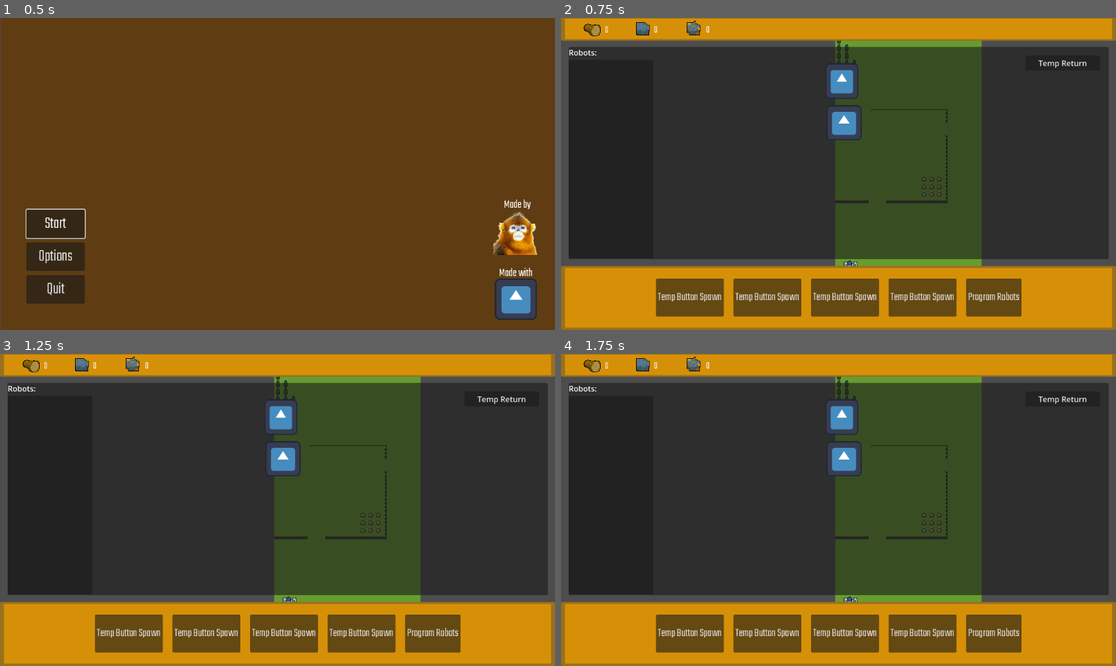
Above: before the commit, frames 1-4 (two rows, left to right).
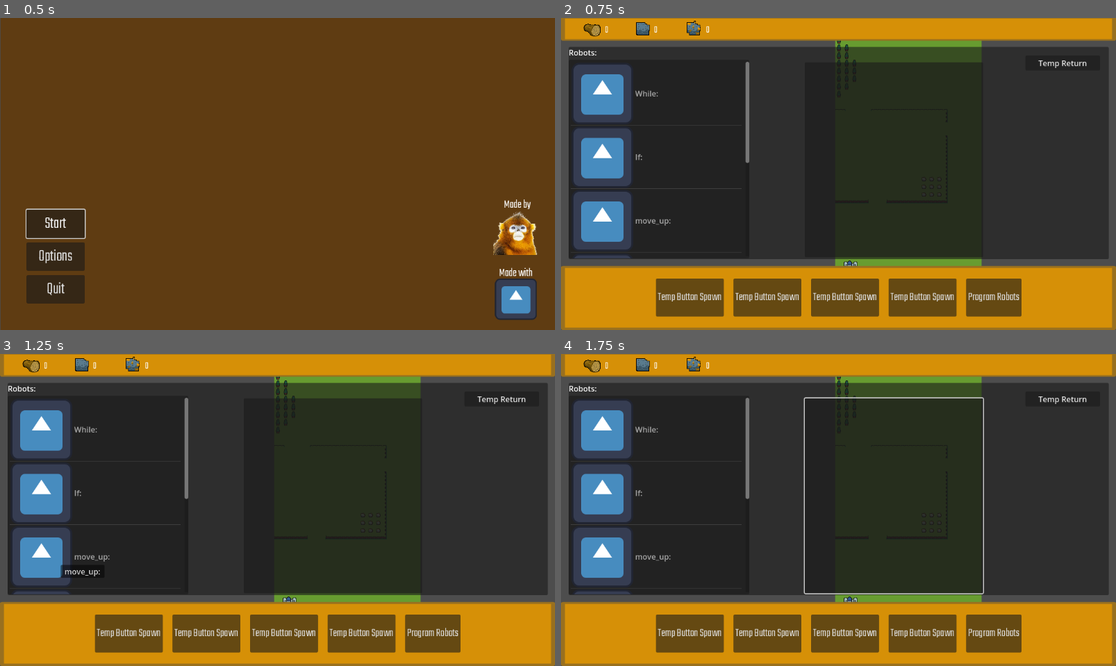
Above: after the commit, the same moments.

Repository: AndreastiUia/BachelorProject
Game: Godot game, scene res://Scenes/menu.tscn
The game is run twice, just before and just after one commit, with the same random seed, the same clock (stepped at 60 frames per second) and the same inputs. The engine's default icon, where the game draws it, is replaced by a stand-in: a white triangle on a blue panel in a dark square.
Inputs (mouse positions are in pixels of both pictures, inside the frame that each line leads up to):
- Up to frame 1 (0.5 s): no input
- Up to frame 2 (0.75 s): click "Start" at 0.5 s
- Up to frame 3 (1.25 s): no input
- Up to frame 4 (1.75 s): click (844, 416) at 1.27 s

Frame 1 is identical in both runs. In frame 2, 22% of the frame differs, in the area x 1-76%, y 14-78%; in frame 3, 23%; in frame 4, 23%, in the area x 1-77%, y 13-78%.

Commit message:
Can now move objects between two scrollable lists

Diff:
--- /dev/null
+++ b/Scenes/ActiveProgram.gd
@@ -0,0 +1,26 @@
+extends ItemList
+
+var new_icon = preload("res://Sprites/Icons/icon.svg")
+
+# Reference to the original ItemList
+var Programs = null
+
+# Called when the node enters the scene tree for the first time.
+func _ready():
+	# Access the original ItemList and assign it to original_item_list
+	Programs = get_parent().get_node("Programs")
+
+	# Connect the item_selected signal to a function
+  #  connect("item_selected", self, "_on_item_selected")
+
+# Function to handle item selection
+func _on_item_selected(index):
+	# Get the text of the selected item
+	var selected_item_text = get_item_text(index)
+
+	# If the original_item_list is valid, add the selected item to it
+	if Programs:
+		Programs.add_item(selected_item_text, new_icon, true)
+
+	# Remove the selected item from the current ItemList
+	remove_item(index)
--- /dev/null
+++ b/Scenes/Programs.gd
@@ -0,0 +1,36 @@
+extends ItemList
+
+var new_icon = preload("res://Sprites/Icons/icon.svg")
+
+# Reference to the second ItemList
+var target_item_list = null
+
+# Called when the node enters the scene tree for the first time.
+func _ready():
+	# Access the second ItemList and assign it to target_item_list
+	target_item_list = get_parent().get_node("ActiveProgram")
+
+	# Add items to the first ItemList
+	add_item("While: ", new_icon, true)
+	add_item("If: ", new_icon, true)
+	add_item("move_up: ", new_icon, true)
+	add_item("move_down: ", new_icon, true)
+	add_item("move_left: ", new_icon, true)
+	add_item("move_right: ", new_icon, true)
+
+
+# Called every frame. 'delta' is the elapsed time since the previous frame.
+func _process(delta):
+	pass
+
+# Function to handle item selection
+func _on_item_selected(index):
+	# Get the text of the selected item
+	var selected_item_text = get_item_text(index)
+
+	# If the target_item_list is valid, add the selected item to it
+	if target_item_list:
+		target_item_list.add_item(selected_item_text, new_icon, true)
+
+	# Remove the selected item from the current ItemList
+	remove_item(index)
--- a/Scenes/programbot.tscn
+++ b/Scenes/programbot.tscn
@@ -1,15 +1,13 @@
-[gd_scene load_steps=10 format=3 uid="uid://bdm3mv4p0o6on"]
+[gd_scene load_steps=9 format=3 uid="uid://bdm3mv4p0o6on"]
 
 [ext_resource type="Script" path="res://Scripts/programbot.gd" id="1_sum28"]
 [ext_resource type="Shader" path="res://Shaders/programbot.gdshader" id="2_4ox4k"]
-[ext_resource type="Texture2D" uid="uid://dm8nkplh1yqq7" path="res://Sprites/Icons/icon.svg" id="4_ct43d"]
-[ext_resource type="Script" path="res://Scenes/program1.gd" id="5_ffsgj"]
+[ext_resource type="Script" path="res://Scenes/Programs.gd" id="3_tkffs"]
+[ext_resource type="Script" path="res://Scenes/ActiveProgram.gd" id="4_jju46"]
 
 [sub_resource type="ShaderMaterial" id="ShaderMaterial_vr5kn"]
 shader = ExtResource("2_4ox4k")
 shader_parameter/lod = 0.0
-
-[sub_resource type="RectangleShape2D" id="RectangleShape2D_33ax0"]
 
 [sub_resource type="Animation" id="Animation_j8a24"]
 length = 0.001
@@ -113,11 +111,12 @@
 layout_mode = 2
 text = "Temp Return"
 
-[node name="ItemList" type="ItemList" parent="Panel"]
+[node name="Programs" type="ItemList" parent="Panel"]
 layout_mode = 0
 offset_top = 27.0
-offset_right = 176.0
+offset_right = 375.0
 offset_bottom = 439.0
+script = ExtResource("3_tkffs")
 
 [node name="RichTextLabel" type="RichTextLabel" parent="Panel"]
 layout_mode = 0
@@ -125,65 +124,18 @@
 offset_bottom = 40.0
 text = "Robots:"
 
-[node name="Program1" type="Sprite2D" parent="Panel"]
-position = Vector2(567, 71.25)
-scale = Vector2(0.53125, 0.574219)
-texture = ExtResource("4_ct43d")
-script = ExtResource("5_ffsgj")
-
-[node name="Button" type="Button" parent="Panel/Program1"]
-self_modulate = Color(1, 1, 1, 0)
-anchors_preset = 15
-anchor_right = 1.0
-anchor_bottom = 1.0
-offset_left = -64.0
-offset_top = -64.0
-offset_right = -64.0
-offset_bottom = -64.0
-grow_horizontal = 2
-grow_vertical = 2
-
-[node name="Up" type="Area2D" parent="Panel/Program1"]
-
-[node name="CollisionShape2D" type="CollisionShape2D" parent="Panel/Program1/Up"]
-position = Vector2(0, -64)
-shape = SubResource("RectangleShape2D_33ax0")
-
-[node name="Down" type="Area2D" parent="Panel/Program1"]
-
-[node name="CollisionShape2D" type="CollisionShape2D" parent="Panel/Program1/Down"]
-position = Vector2(0, 64)
-shape = SubResource("RectangleShape2D_33ax0")
-
-[node name="Program2" type="Sprite2D" parent="Panel"]
-position = Vector2(571.5, 157.75)
-scale = Vector2(0.570312, 0.566406)
-texture = ExtResource("4_ct43d")
-script = ExtResource("5_ffsgj")
-
-[node name="Button" type="Button" parent="Panel/Program2"]
-self_modulate = Color(1, 1, 1, 0)
-anchors_preset = 15
-anchor_right = 1.0
-anchor_bottom = 1.0
-offset_left = -64.0
-offset_top = -64.0
-offset_right = -64.0
-offset_bottom = -64.0
-grow_horizontal = 2
-grow_vertical = 2
-
-[node name="Up" type="Area2D" parent="Panel/Program2"]
-
-[node name="CollisionShape2D" type="CollisionShape2D" parent="Panel/Program2/Up"]
-position = Vector2(0, -64)
-shape = SubResource("RectangleShape2D_33ax0")
-
-[node name="Down" type="Area2D" parent="Panel/Program2"]
-
-[node name="CollisionShape2D" type="CollisionShape2D" parent="Panel/Program2/Down"]
-position = Vector2(0, 64)
-shape = SubResource("RectangleShape2D_33ax0")
+[node name="ActiveProgram" type="ItemList" parent="Panel"]
+layout_mode = 1
+anchors_preset = -1
+anchor_left = 0.437
+anchor_top = 0.073
+anchor_right = 0.767
+anchor_bottom = 0.991
+offset_left = 0.122993
+offset_top = -0.193003
+offset_right = 0.192978
+offset_bottom = -0.0310248
+script = ExtResource("4_jju46")
 
 [node name="AnimationPlayer" type="AnimationPlayer" parent="."]
 libraries = {
@@ -191,11 +143,5 @@
 }
 
 [connection signal="pressed" from="Panel/VBoxContainer/TempReturn" to="." method="_on_temp_return_pressed"]
-[connection signal="button_down" from="Panel/Program1/Button" to="Panel/Program1" method="_on_button_button_down"]
-[connection signal="button_up" from="Panel/Program1/Button" to="Panel/Program1" method="_on_button_button_up"]
-[connection signal="area_entered" from="Panel/Program1/Up" to="Panel/Program1" method="_on_area_2d_area_entered"]
-[connection signal="area_entered" from="Panel/Program1/Down" to="Panel/Program1" method="_on_area_2d_area_entered"]
-[connection signal="button_down" from="Panel/Program2/Button" to="Panel/Program2" method="_on_button_button_down"]
-[connection signal="button_up" from="Panel/Program2/Button" to="Panel/Program2" method="_on_button_button_up"]
-[connection signal="area_entered" from="Panel/Program2/Up" to="Panel/Program2" method="_on_area_2d_area_entered"]
-[connection signal="area_entered" from="Panel/Program2/Down" to="Panel/Program2" method="_on_area_2d_area_entered"]
+[connection signal="item_selected" from="Panel/Programs" to="Panel/Programs" method="_on_item_selected"]
+[connection signal="item_selected" from="Panel/ActiveProgram" to="Panel/ActiveProgram" method="_on_item_selected"]
Renamed: Scenes/program1.gd -> Scripts/program1.gd
